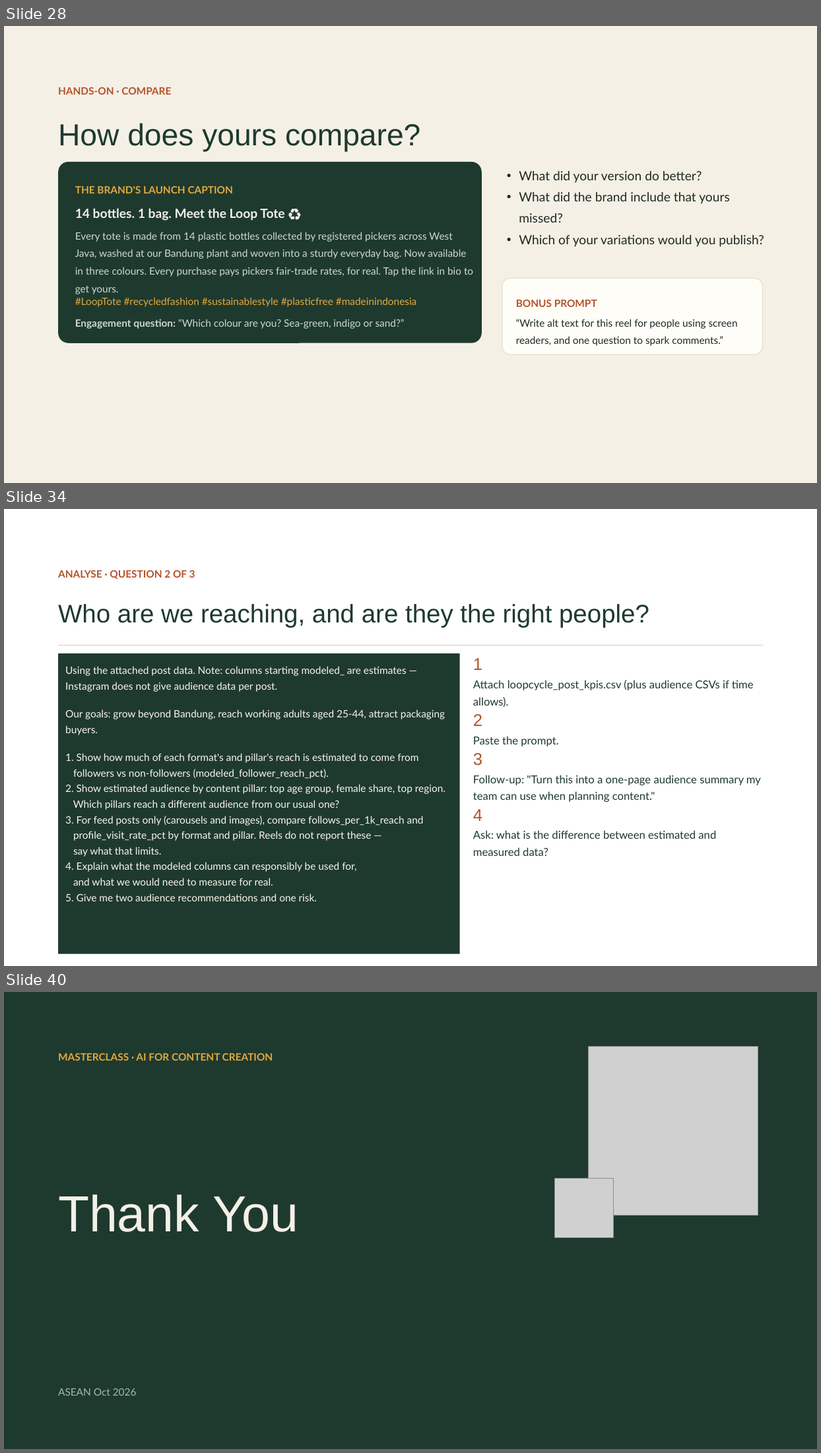
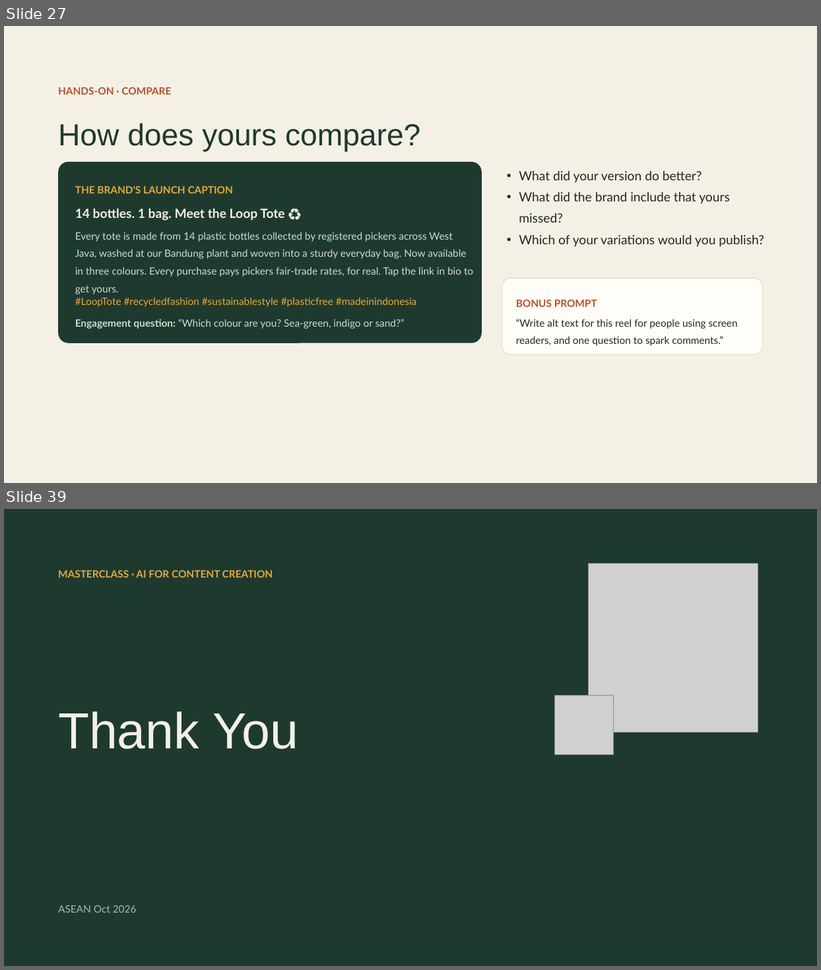
Before and after one commit to itsbharathp/LoopCycle, a slide deck: Prestentations/AI for Content Creation — The Basics.pptx. Shown one above the other, each under a label of ours: slides 28, 34 and 40 before the commit, slides 27 and 39 after it; the slides between them are not shown. The pictures are 821x1453 and 821x970 pixels, drawn with LibreOffice and Linux fonts; fonts in the diff are those of the drawing; grey boxes stand for pictures. Boxes give left, top, right and bottom in pixels: in the first picture for what was removed or moved away, otherwise in the second. Text is boxed around its words. In the diff, an @@ line names an element or a change of style, - is before the commit and + after.

```diff
--- a/Prestentations/AI for Content Creation — The Basics.pptx
+++ b/Prestentations/AI for Content Creation — The Basics.pptx
@@ slide 34 removed at (4, 509, 817, 966), background #FFFFFF @@
@@ text removed at (58, 570, 195, 579) @@
-ANALYSE · QUESTION 2 OF 3
@@ text removed at (58, 604, 649, 628) @@
-Who are we reaching, and are they the right people?
@@ line removed from (58, 645) to (763, 645) @@
@@ rectangle removed at (58, 654, 460, 955) @@
@@ text removed at (65, 666, 446, 902) @@
-Using the attached post data. Note: columns starting modeled_ are estimates —
-Instagram does not give audience data per post.
-Our goals: grow beyond Bandung, reach working adults aged 25-44, attract packaging buyers.
-1. Show how much of each format's and pillar's reach is estimated to come from
-followers vs non-followers (modeled_follower_reach_pct).
-2. Show estimated audience by content pillar: top age group, female share, top region.
-Which pillars reach a different audience from our usual one?
-3. For feed posts only (carousels and images), compare follows_per_1k_reach and
-profile_visit_rate_pct by format and pillar. Reels do not report these —
-say what that limits.
-4. Explain what the modeled columns can responsibly be used for,
-and what we would need to measure for real.
-5. Give me two audience recommendations and one risk.
@@ text removed at (473, 658, 761, 856) @@
-1
-Attach loopcycle_post_kpis.csv (plus audience CSVs if time allows).
-2
-Paste the prompt.
-3
-Follow-up: "Turn this into a one-page audience summary my team can use when planning content."
-4
-Ask: what is the difference between estimated and measured data?
@@ what was slide 28 is now slide 27 @@
@@ what was slide 40 is now slide 39 @@
```
Also in this commit, not shown: 11 slides added, 11 other slides removed, 3 other files.
